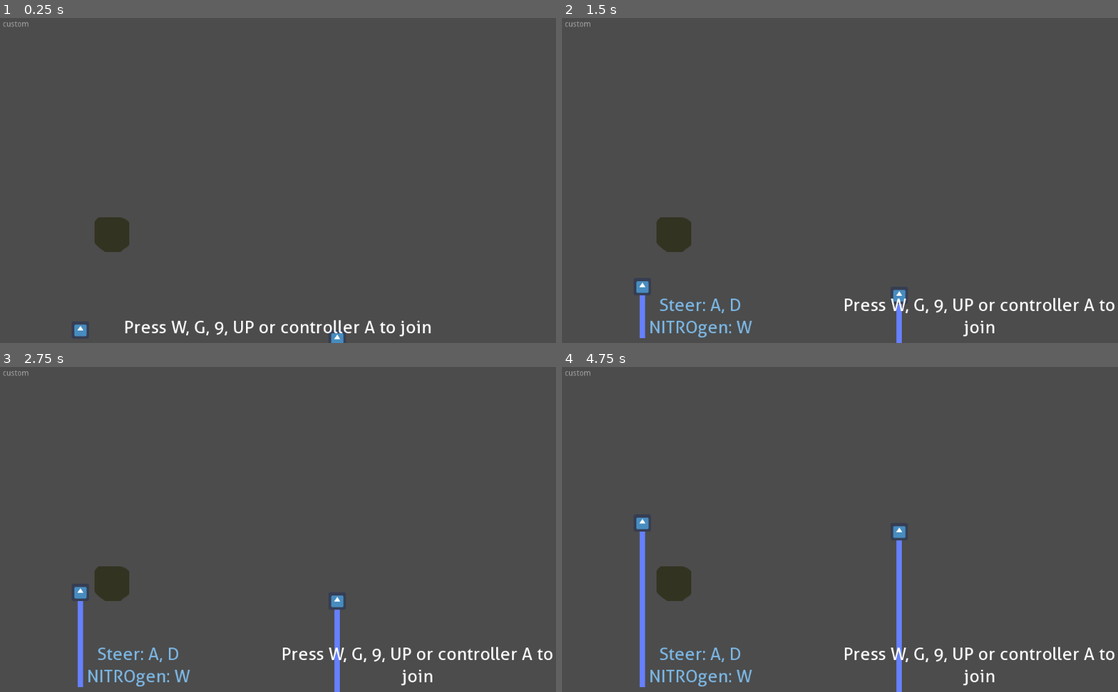
Above: before the commit, frames 1-4 (two rows, left to right).
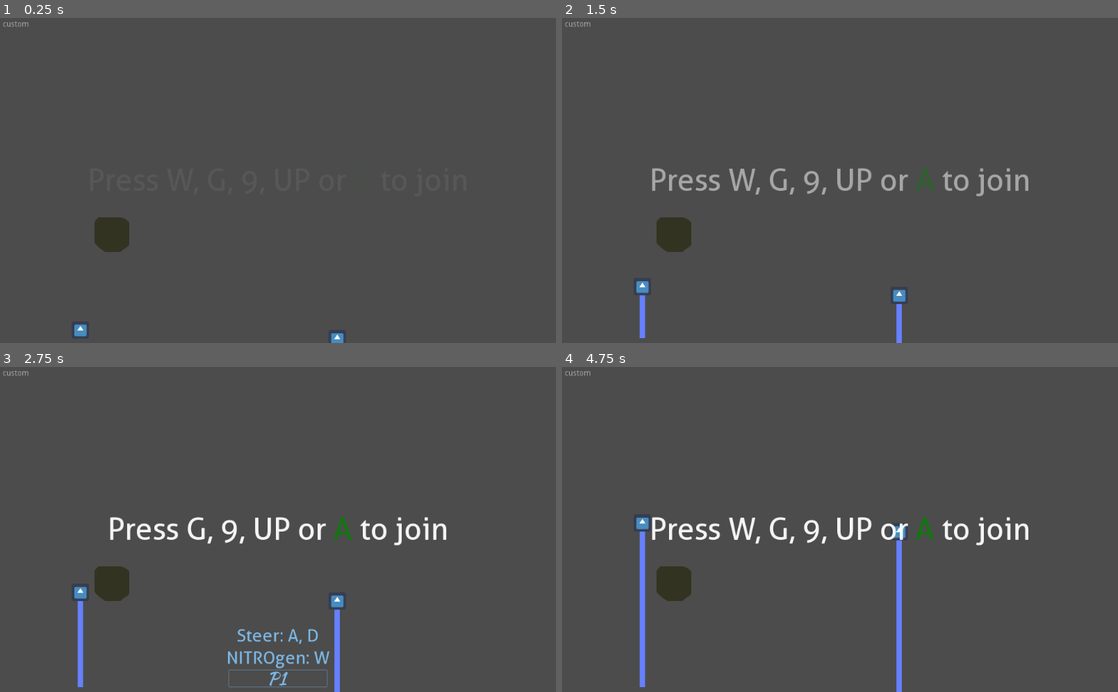
Above: after the commit, the same moments.

Repository: HedgeLizards/GGJ23
Game: Godot game, scene res://scenes/World.tscn
The game is run twice, just before and just after one commit, with the same random seed, the same clock (stepped at 60 frames per second) and the same inputs. The engine's default icon, where the game draws it, is replaced by a stand-in: a white triangle on a blue panel in a dark square.
Inputs:
- Up to frame 1 (0.25 s): no input
- Up to frame 2 (1.5 s): tap W at 0.5, 1.25 s; tap Enter (start) at 0.6, 1.35 s
- Up to frame 3 (2.75 s): tap W at 2 s; tap Enter (start) at 2.1 s
- Up to frame 4 (4.75 s): tap W at 2.75, 3.5, 4.25 s; tap Enter (start) at 2.85, 3.6, 4.35 s

The runs differ from the first frame. In frame 1, 0.8% of the frame differs, in the area x 22-78%, y 92-99%; in frame 2, 2.7%; in frame 3, 3.3%, in the area x 15-100%, y 46-99%; in frame 4, 2.8%.

Commit message:
Add Instructions, starting and quitting to the UI

Diff:
--- a/scenes/JoinInstructions.tscn
+++ b/scenes/JoinInstructions.tscn
@@ -7,16 +7,11 @@
 use_filter = true
 font_data = ExtResource( 1 )
 
-[node name="JoinInstructions" type="VBoxContainer"]
+[node name="JoinInstructions" type="Label"]
 margin_right = 1024.0
 margin_bottom = 38.0
 size_flags_horizontal = 3
-alignment = 2
-
-[node name="Label" type="Label" parent="."]
-margin_right = 1024.0
-margin_bottom = 38.0
-size_flags_horizontal = 3
+size_flags_vertical = 8
 custom_fonts/font = SubResource( 1 )
 text = "Press W, G, 9, UP or controller A to join"
 align = 1
--- a/scenes/PlayerScore.tscn
+++ b/scenes/PlayerScore.tscn
@@ -38,9 +38,9 @@
 alignment = 2
 
 [node name="Controls" type="Label" parent="."]
-margin_top = 41.0
+margin_top = 7.0
 margin_right = 1024.0
-margin_bottom = 79.0
+margin_bottom = 45.0
 custom_fonts/font = SubResource( 10 )
 align = 1
 
@@ -54,7 +54,6 @@
 align = 1
 
 [node name="Nitrogen" type="ProgressBar" parent="."]
-visible = false
 margin_left = 422.0
 margin_top = 49.0
 margin_right = 602.0
--- a/scenes/World.tscn
+++ b/scenes/World.tscn
@@ -1,10 +1,15 @@
-[gd_scene load_steps=6 format=2]
+[gd_scene load_steps=7 format=2]
 
 [ext_resource path="res://scenes/Player.tscn" type="PackedScene" id=1]
 [ext_resource path="res://scenes/VersionTag.tscn" type="PackedScene" id=2]
 [ext_resource path="res://scenes/Stone.tscn" type="PackedScene" id=3]
 [ext_resource path="res://scripts/player_scores.gd" type="Script" id=4]
-[ext_resource path="res://scenes/JoinInstructions.tscn" type="PackedScene" id=5]
+[ext_resource path="res://assets/fonts/Aller_Rg.ttf" type="DynamicFontData" id=5]
+
+[sub_resource type="DynamicFont" id=1]
+size = 56
+use_filter = true
+font_data = ExtResource( 5 )
 
 [node name="World" type="Node2D"]
 
@@ -24,7 +29,17 @@
 grow_vertical = 0
 script = ExtResource( 4 )
 
-[node name="JoinInstructions" parent="CanvasLayer/PlayerScores" instance=ExtResource( 5 )]
+[node name="Instructions" type="RichTextLabel" parent="CanvasLayer"]
+modulate = Color( 1, 1, 1, 0 )
+anchor_top = 0.5
+anchor_right = 1.0
+anchor_bottom = 0.5
+margin_top = -29.0
+margin_bottom = 29.0
+grow_vertical = 2
+custom_fonts/normal_font = SubResource( 1 )
+bbcode_enabled = true
+fit_content_height = true
 
 [node name="Player1" parent="." instance=ExtResource( 1 )]
 position = Vector2( 148, 592 )
--- a/scripts/global.gd
+++ b/scripts/global.gd
@@ -1,10 +1,55 @@
 extends Node
 
 var selecting = true
+var starting_in = -1
 var players = []
 var scores = []
+var vacated_spots = []
+var instructions_tween
 
 onready var player_scores = $'../World/CanvasLayer/PlayerScores'
+onready var instructions = $'../World/CanvasLayer/Instructions'
+
+func _ready():
+	instructions_tween = create_tween().set_trans(Tween.TRANS_CUBIC).set_ease(Tween.EASE_IN_OUT).set_loops()
+
+	instructions_tween.tween_property(instructions, 'modulate', Color(1, 1, 1, 1), 1)
+	instructions_tween.tween_property(instructions, 'modulate', Color(1, 1, 1, 0), 1)
+
+	instructions_tween.connect('loop_finished', self, '_on_instructions_tween_loop_finished')
+
+	update_instructions()
+
+func _on_instructions_tween_loop_finished(_loop_count):
+	match starting_in:
+		2:
+			instructions.bbcode_text = '[center]Ready?[/center]'
+		1:
+			instructions.bbcode_text = '[center]Go![/center]'
+
+			# start players
+		0:
+			instructions.visible = false
+		-1:
+			return
+
+	starting_in -= 1
+
+func update_instructions():
+	var instruction_lines = PoolStringArray()
+	var available_join_buttons = PoolStringArray()
+
+	if players.size() < 4:
+		for i in 4:
+			if !players.has(i):
+				available_join_buttons.push_back(['W', 'G', '9', 'UP'][i])
+
+		instruction_lines.push_back('Press %s or [color=#0e7a0d]A[/color] to join' % available_join_buttons.join(', '))
+
+	if players.size() > 1:
+		instruction_lines.push_back('Press Enter to start')
+
+	instructions.bbcode_text = '[center]%s[/center]' % instruction_lines.join('\n')
 
 func _input(event):
 	if !(event is InputEventKey) or !event.pressed or event.echo:
@@ -16,10 +61,18 @@
 				var index = players.find(i)
 
 				if index == -1:
-					player_scores.add_player(i, players.size())
+					if vacated_spots.empty():
+						index = players.size()
+					else:
+						index = vacated_spots.pop_front()
 
-					players.push_back(i)
-					scores.push_back(i)
+						for j in vacated_spots.size():
+							vacated_spots[j] += 1
+
+					player_scores.add_player(i, index)
+
+					players.insert(index, i)
+					scores.push_back(0)
 
 					# TODO: spawn player & potato and assign i as id
 				else:
@@ -28,21 +81,30 @@
 					players.remove(index)
 					scores.remove(index)
 
+					vacated_spots.push_back(index)
+
 					# TODO: free player & potato i
 
 				# TODO: update player & potato positions
 
+				update_instructions()
+
 				return
 
 		if event.is_action('start'):
+			if players.size() < 2:
+				return
+
 			selecting = false
+			starting_in = 2
 
-			# change UI visibility, start players and start music (disable low-pass filter?)
+			player_scores.start()
 		elif event.is_action('quit'):
 			get_tree().quit()
 	elif event.is_action('quit'):
 		selecting = true
 
+		# TODO: reset variables
 		# TODO: reload World scene
 
 func change_score(index, by):
--- a/scripts/player_scores.gd
+++ b/scripts/player_scores.gd
@@ -50,6 +50,13 @@
 func remove_player(index):
 	get_child(index).queue_free()
 
+func start():
+	for player_score in get_children():
+		player_score.add_constant_override('separation', -10)
+
+		player_score.get_node('Controls').visible = false
+		player_score.get_node('Score').visible = true
+
 func update_score(index, to):
 	var score = get_child(index).get_node('Score')
 
